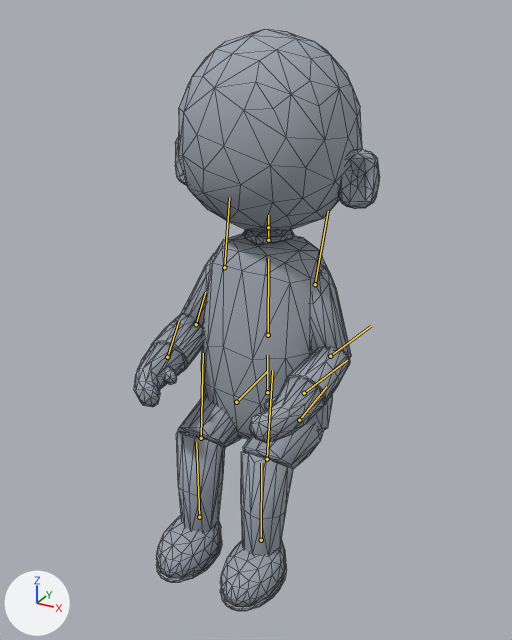
An edit to the glTF model public/assets/models/cafe-customer-lite.glb, drawn before and after from the same camera.
The view is the same before and after, from a 50 mm camera at (0.547, -1.04, 1.293) aimed at (0.007, -0.058, 0.802). The lights are fixed; the arrows at lower left show +X, +Y and +Z. The picture after the commit comes second. Both versions are drawn at frame 22 of the action 'Sit'; the numbers are the values there. The bones that bend it are drawn over the model as lines. Mesh edges are drawn as thin lines.

The first picture shows 'MannequinBody'.
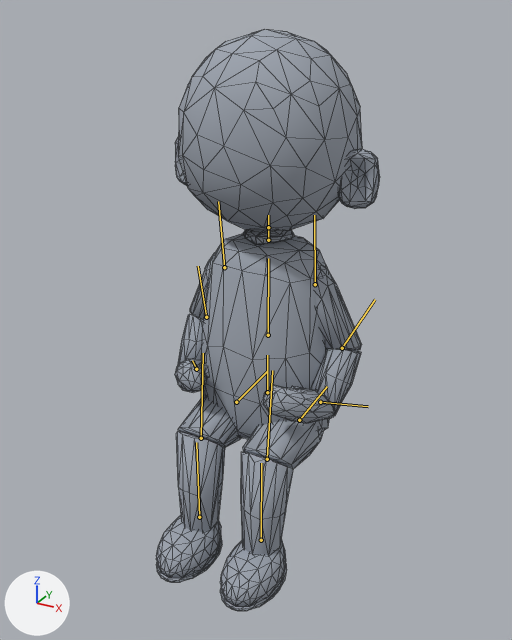
Commit message: Mannequin sit: rest the hands on the thighs

The edits, one by one:
Bone 'LeftArm' (bone_leftarm) turns from (-14, 1, 2) to (6, 0, 0) degrees about its own x, y and z.
Bone 'LeftForeArm' (bone_leftforearm) turns from (-60, 23, 0) to (-37, 40, 0) degrees about its own x, y and z.
Bone 'LeftHand' (bone_lefthand) turns from (0, 0, 0) to (-75, 0, 0) degrees about its own x, y and z.
Bone 'RightArm' (bone_rightarm) turns from (-14, -1, -2) to (6, 0, 0) degrees about its own x, y and z.
Bone 'RightForeArm' (bone_rightforearm) turns from (-60, -23, 0) to (-37, -40, 0) degrees about its own x, y and z.
Bone 'RightHand' (bone_righthand) turns from (0, 0, 0) to (-75, 0, 0) degrees about its own x, y and z.

Where the change shows, as pixel boxes (x1, y1, x2, y2) in the pictures (512 x 640 px):
'MannequinBody', posed (9% narrower)
    before: (134, 29, 380, 611)
    after: (156, 29, 380, 611)
bone 'LeftArm', root to tip
    before: (224, 267) to (229, 197)
    after: (224, 267) to (218, 201)
bone 'LeftForeArm', root to tip
    before: (196, 324) to (205, 292)
    after: (206, 317) to (198, 266)
bone 'LeftHand', root to tip
    before: (167, 357) to (179, 321)
    after: (196, 369) to (192, 360)
bone 'RightArm', root to tip
    before: (315, 284) to (328, 211)
    after: (315, 284) to (314, 215)
bone 'RightForeArm', root to tip
    before: (330, 356) to (371, 326)
    after: (342, 348) to (375, 299)
bone 'RightHand', root to tip
    before: (304, 393) to (347, 360)
    after: (320, 402) to (368, 406)
